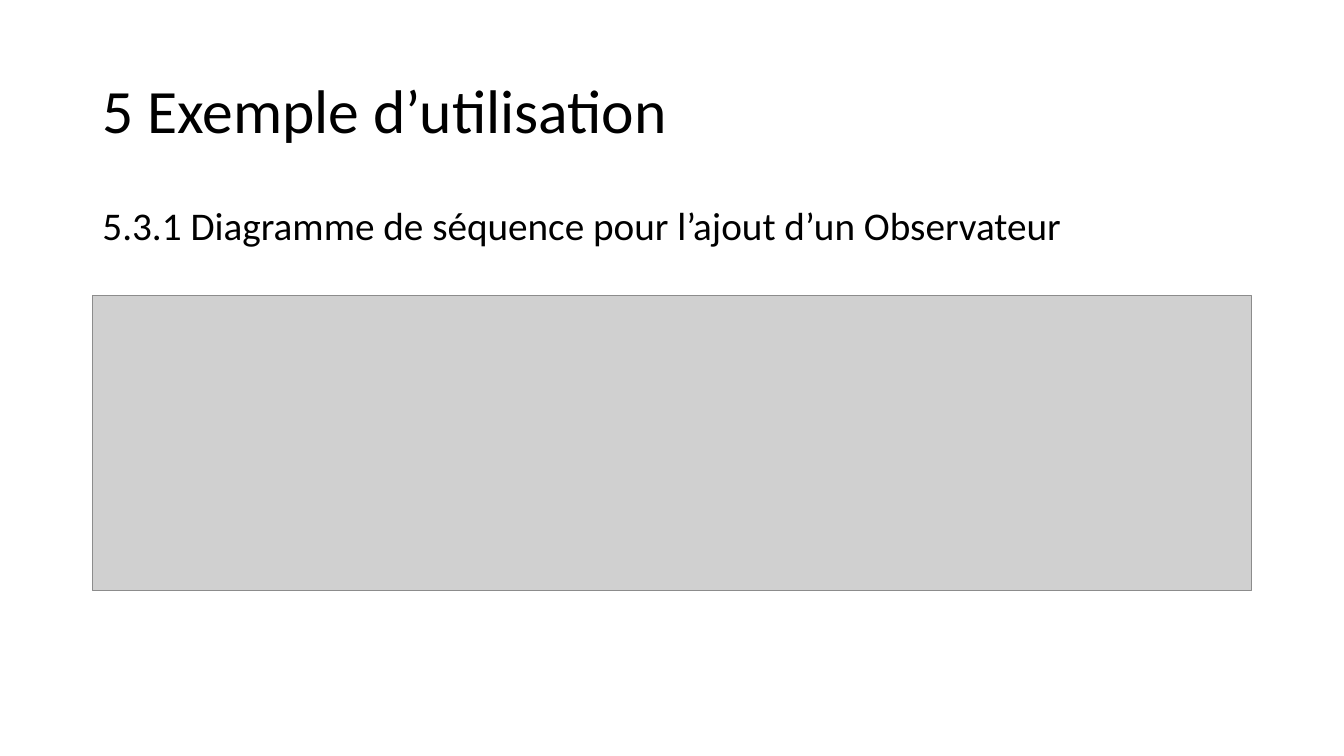
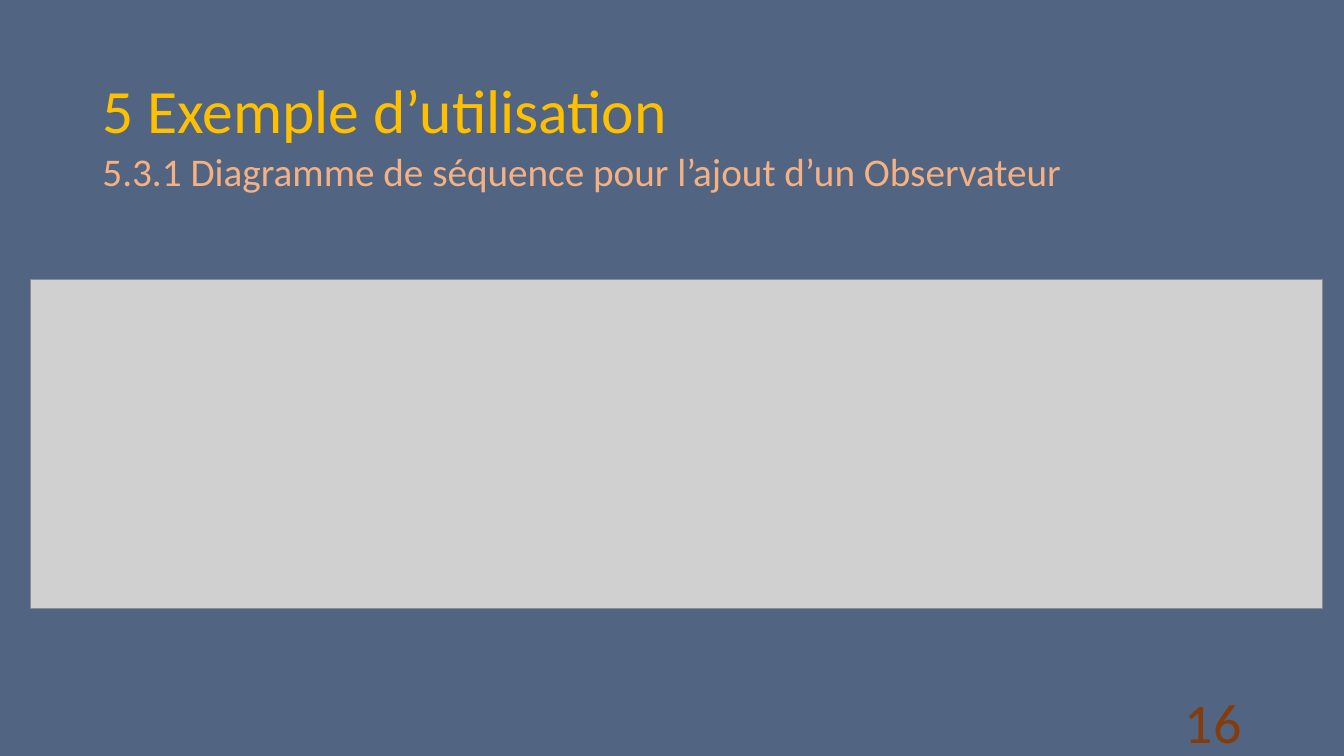
Before and after one commit to D-CRAVO/FORMATION-CDA-2210, a slide deck: slide 16 of 106_DesignPattern/Cours/Observateur/Observateur.pptx. Drawn at 1344x756 pixels with LibreOffice and Linux fonts; fonts in the diff are those of the drawing; grey boxes stand for pictures. Boxes give left, top, right and bottom in pixels: in the first picture for what was removed or moved away, otherwise in the second. Text is boxed around its words. In the diff, an @@ line names an element or a change of style, - is before the commit and + after.

```diff
--- a/106_DesignPattern/Cours/Observateur/Observateur.pptx
+++ b/106_DesignPattern/Cours/Observateur/Observateur.pptx
@@ background #FFFFFF to #526582 @@
@@ title "5 Exemple d’utilisation" at box(102, 90, 666, 143): text colour #000000 to #FFC000 @@
@@ text "5.3.1 Diagramme de séquence pour ...": place and size @@
-text "5.3.1 Diagramme de séquence pour ..." at box(102, 212, 1061, 247)
+text "5.3.1 Diagramme de séquence pour ..." at box(102, 158, 1061, 193)
@@ text "5.3.1 Diagramme de séquence pour ..." at box(102, 158, 1061, 193): text colour #000000 to #F4B183 @@
@@ picture: place and size @@
-picture at box(93, 295, 1252, 591)
+picture at box(30, 279, 1323, 609)
@@ page number added at box(1185, 705, 1242, 744), 40 pt, text #843C0B @@
+16
```
Also in this commit, not shown: 23 other slides changed, 1 slide added.
